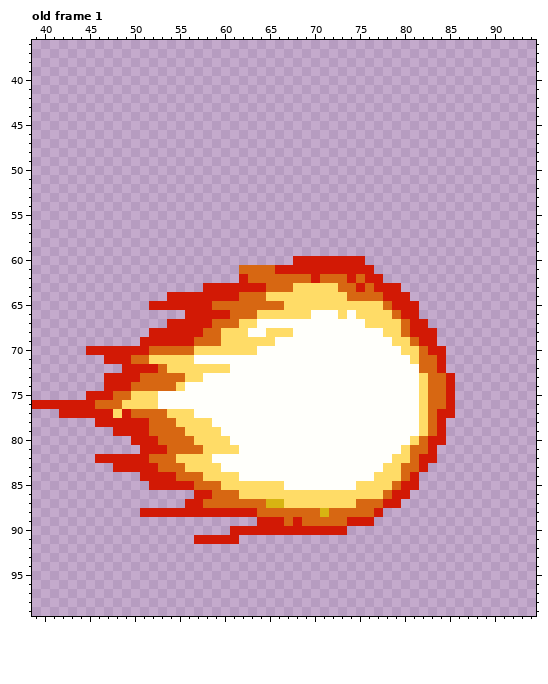
Pixel-art file: Demo2/Art Src/BossArt/ZhuRong/fireball-flying.aseprite. The picture above is the old version.
144x144 pixels, 5 frames. Shown: old frame 1: x 39..94, y 36..99. The commit also changed other frames, which this record leaves out.
And afterwards:
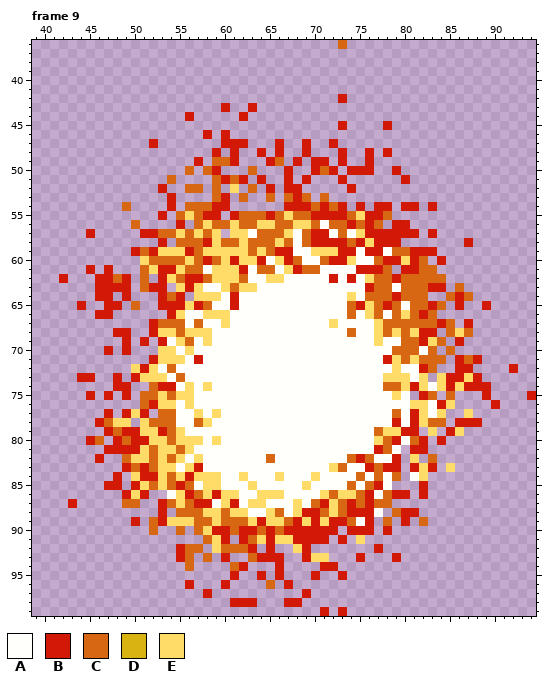
Palette (. is transparent): A #fffffb  B #d21905  C #d76712  D #d7b412  E #ffdc67
A new or re-ordered frame is compared with the old frame closest to it.
Edits made:
frames 5 -> 16
Changed rows in their new state; - is an unchanged pixel.
Frame 9 is new; against old frame 1:
first column x 73:
 36 C
first column x 39:
 42 ----------------------------------B---------------------
 43 ---------------------B--B-------------------------------
 44 -----------------B-----B--------------------------------
 45 ----------------------------------B----B----------------
 46 -------------------B-B----------------------------------
 47 -------------B-------BBB---B--B--B----------------------
 48 --------------------B-B--B-B--B---B--B-B----------------
 49 ------------------B-CCB---BC-B-BB-B--B------------------
 50 -----------------C-CB---C---B--BCB-BBB--B---------------
 51 ---------------C----CBCB-B--B-B---B------B--------------
 52 --------------B--CC-C-E-C-B-BB-----B--------------------
 53 ---------------B----CB-C--C-CBC-C-----------------------
 54 ----------C----B-CCCBB------BBBCBCB-B-BB-BB-B-----------
 55 --------------B-CECBB-BCCCBCECCBBBBCEBBC----------------
 56 -----------C----B-CECCECCEECCEECACCBCBC-BB--------------
 57 ------B-----BBCCECECE-EEACCCEACBBACAEBBBBBB-B-----------
 58 --------------B-CCCBECCECCCECACBBBBCBEBBB-------B-------
 59 -----------BCBEEEBCEEEEECECBBAAEEEBBABBACCBBB-----------
 60 ------------ECCCCECBCEBEEBAEBCAAC--EAACBBEBC-B----------
 61 ------B-B---CEBBECCAEEEBA--AE-CCAAAA--BC-BBCC-----------
 62 ---B---BBCB-C-BECBBCEEECAAEEAAAAABA-AECCBCCCCC----------
 63 -------BBBB-CBB-EBEAAECEEAAAAAAAAAAAABCCACCCBB-C--------
 64 -------BB-B---BC-.EEEA-AAAAAAAAAAAAEA--C-CCC--CBC-------
 65 -----B--BB-C-.---E-CAABAAAAAAAAAAAACB-CBCACCBC-B--B-----
 66 -------BB------BEAAEEEAAAAAAAAA---ACA-CA-ECBC-----------
 67 -------------BCCCACAAEAAA--------E---A-CC-CCCBC-B-------
 68 ---------BB---EECEEEAAAA--AAA------C--EC--E---CEC-------
 69 ----------B--.-AECAEAAAAAAA-----------E-AC--EC-B--------
 70 ------..-.-...EEAEAAAAAAA---------------CCCAC.C---------
 71 --------.....B---AB--------------------BEC---C-BCB------
 72 ----------.E-EACAAAAAA------------------E--B-.-BB----B--
 73 -----BB-.-.-EEEA-AA--------------------EEE--.E-BEB------
 74 --------.--..-BBAE-E-------------------CCEB-AE-EBBB-----
 75 -------.-.B.CCECEE----------------------E-.B-.C---B----B
 76 ............CBEE-E------------------------E-ABE----B----
 77 ---.....-.-EB.-CAAE-E-------------------C-B-AE.-E-------
 78 --------CEE.E---AAC---------------------B-B--C-BBB------
 79 --------BC--EEB-EAAAA-----------------CEEBB.E.BE--------
 80 ------BC-BC--EE-EE-A-A----------------ECB-CB.-----------
 81 --------BBBBECEE-EAAAAA---------------BC-.BB.-----------
 82 --------..CEE-E--A-A------C--------CBC--B.E.C-----------
 83 ---------.-C-CEEA-BAA------------EC--BCBB.BEB-E---------
 84 ---------B-E--ECEBE--AAE---E---E----C-CAC.AE------------
 85 --------BB-BECEC-CAEEAAA-AAA--E----CACBA...B------------
 86 ----------BEB--AEBCEBEEAA---AAAA-C--CBA----B------------
 87 ----B-----CC--BCEC-BAEBAEEAAA-ACB-CB-B-C.---------------
 88 ------------..-.CCCEECEEAAE-AEBBCE-BBBA-CBB-------------
 89 -----------B-CBEEECCECCCE-EE--EBEBBCA--C-B-C------------
 90 -------------C--C-CEBBC--C-C------.BBB-B----------------
 91 ------------------.CE-.BCEBEEBBBB-B-E-------------------
 92 ----------------BCC-ECCCB-B--EB-------B-----------------
 93 ----------------BC-C-B--CBBB--BEE---B---B---------------
 94 -----------------C----CB---B----BB----------------------
 95 ----------------------B--B-B---B--B---------------------
 96 -----------------B---B----C-B---------------------------
 97 -------------------B----------B-------------------------
 98 ----------------------BBB---BB--------------------------
 99 --------------------------------B-B---------------------
